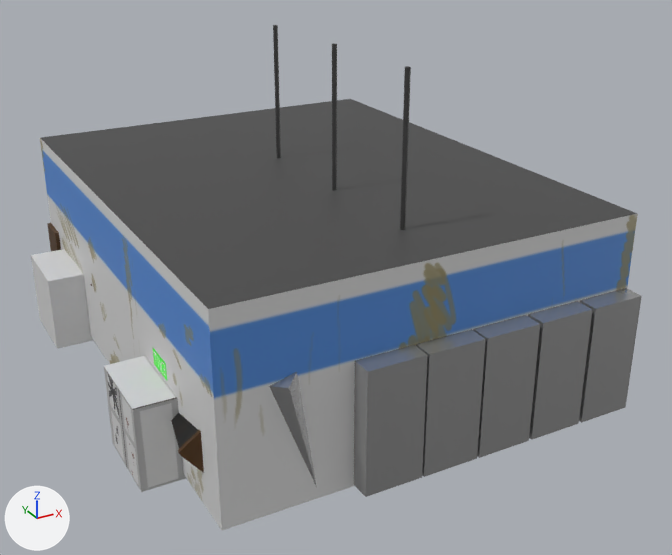
Before and after pictures for a commit that changed the Blender file Models/Graphics/store/store.blend.
One viewpoint serves both versions: a camera (50 mm lens) standing at (-36.3, -72.5, 41.6) and looking at (1.3, -4.0, 7.4). Arrows for +X, +Y and +Z are at lower left; the lights stay in place.

Objects in the first picture: 'Aisle 1', 'Aisle 2', 'Aisle 3', 'Fridge1.001', 'Fridge1.002', 'Fridge1.003', 'Fridge2', 'Fridge2.002', 'Fridge2.004', 'Shelf.001', 'storeWalls'.
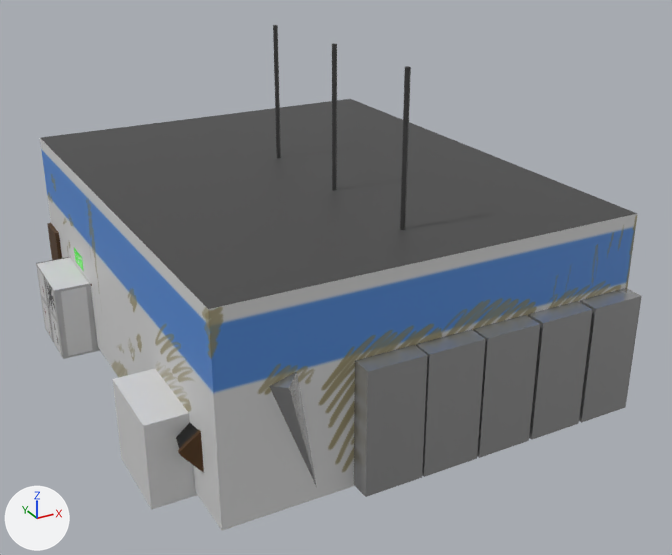
The change, as JSON lines over the scene's bpy script:
```json
{"op": "set", "path": "ob_storewalls.scale", "old": "(18.1, 23.0, 8.5)", "new": "(18.1, -23.0, 8.5)"}
```

Boxes [x1, y1, x2, y2] around the edits, measured in the pictures (672 x 555 px):
```json
{"object": "storeWalls", "change": "rescaled", "before": [31, 99, 638, 530], "after": [36, 99, 638, 530]}
```
